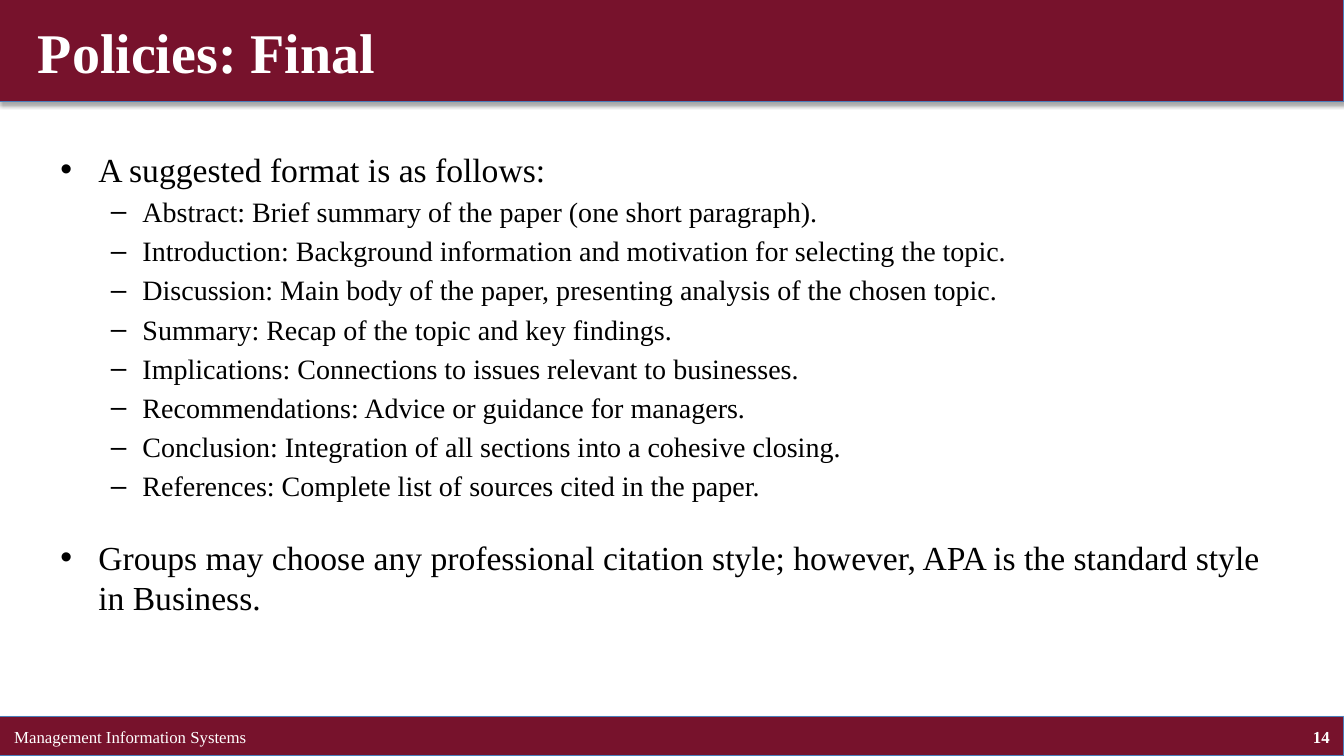
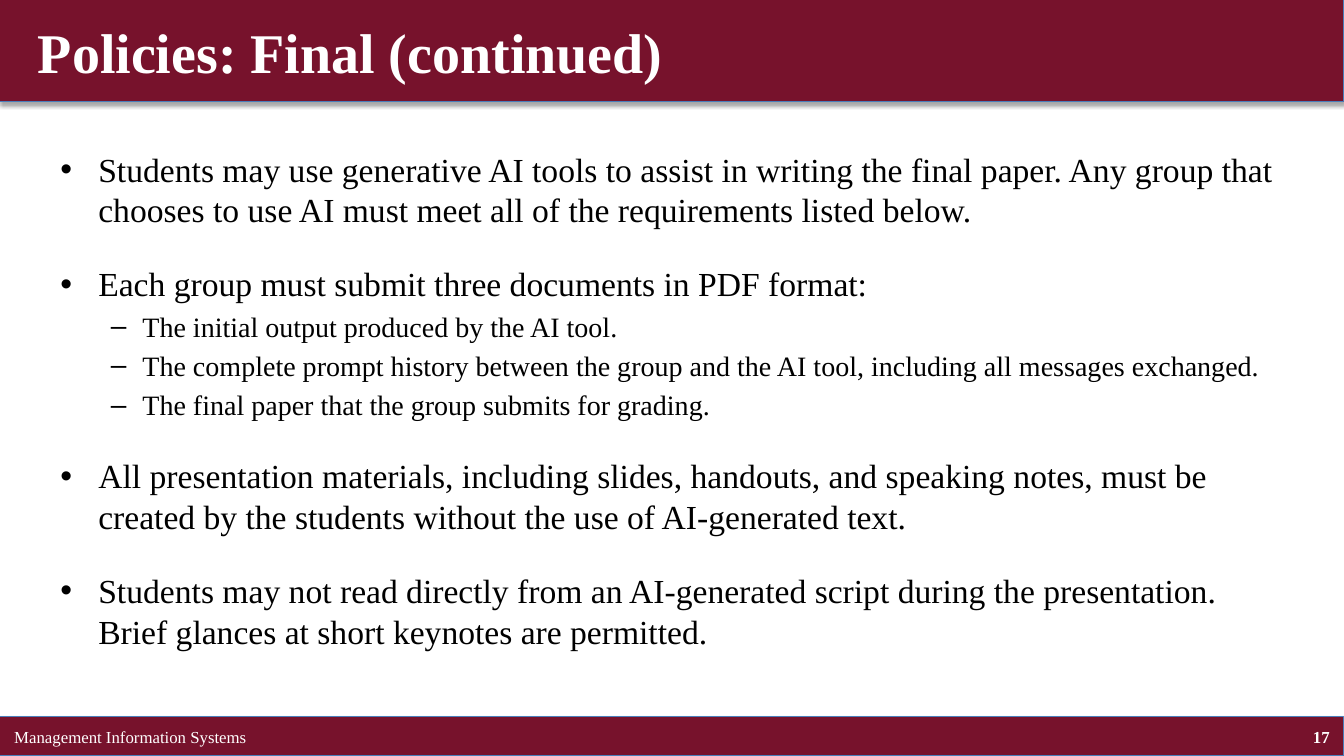
Before and after one commit to brianhwpark/brianhwpark.github.io, a slide deck: slide 17 of files/teaching-resources/concordiacollege-busn-315/busn-315-lecture-note/busn315-ch00.pptx (slide 14 before the commit). Drawn at 1344x756 pixels with LibreOffice and Linux fonts; fonts in the diff are those of the drawing. Boxes give left, top, right and bottom in pixels: in the first picture for what was removed or moved away, otherwise in the second. Text is boxed around its words. In the diff, an @@ line names an element or a change of style, - is before the commit and + after.

```diff
--- a/files/teaching-resources/concordiacollege-busn-315/busn-315-lecture-note/busn315-ch00.pptx
+++ b/files/teaching-resources/concordiacollege-busn-315/busn-315-lecture-note/busn315-ch00.pptx
@@ text at [38,34,663,83]: text changed @@
-Policies: Final
+Policies: Final (continued)
@@ text at [98,158,1272,650]: text changed; size 20 to 24 pt @@
-• A suggested format is as follows:
-  – Abstract: Brief summary of the paper (one short paragraph).
-  – Introduction: Background information and motivation for selecting the topic.
-  – Discussion: Main body of the paper, presenting analysis of the chosen topic.
-  – Summary: Recap of the topic and key findings.
-  – Implications: Connections to issues relevant to businesses.
-  – Recommendations: Advice or guidance for managers.
-  – Conclusion: Integration of all sections into a cohesive closing.
-  – References: Complete list of sources cited in the paper.
-• Groups may choose any professional citation style; however, APA is the standard style in Business.
+• Students may use generative AI tools to assist in writing the final paper. Any group that chooses to use AI must meet all of the requirements listed below.
+• Each group must submit three documents in PDF format:
+  – The initial output produced by the AI tool.
+  – The complete prompt history between the group and the AI tool, including all messages exchanged.
+  – The final paper that the group submits for grading.
+• All presentation materials, including slides, handouts, and speaking notes, must be created by the students without the use of AI-generated text.
+• Students may not read directly from an AI-generated script during the presentation. Brief glances at short keynotes are permitted.
@@ page number at [1313,732,1330,743]: text changed @@
-14
+17
```
Also in this commit, not shown: 8 other slides changed, 7 slides added, 10 other files.
